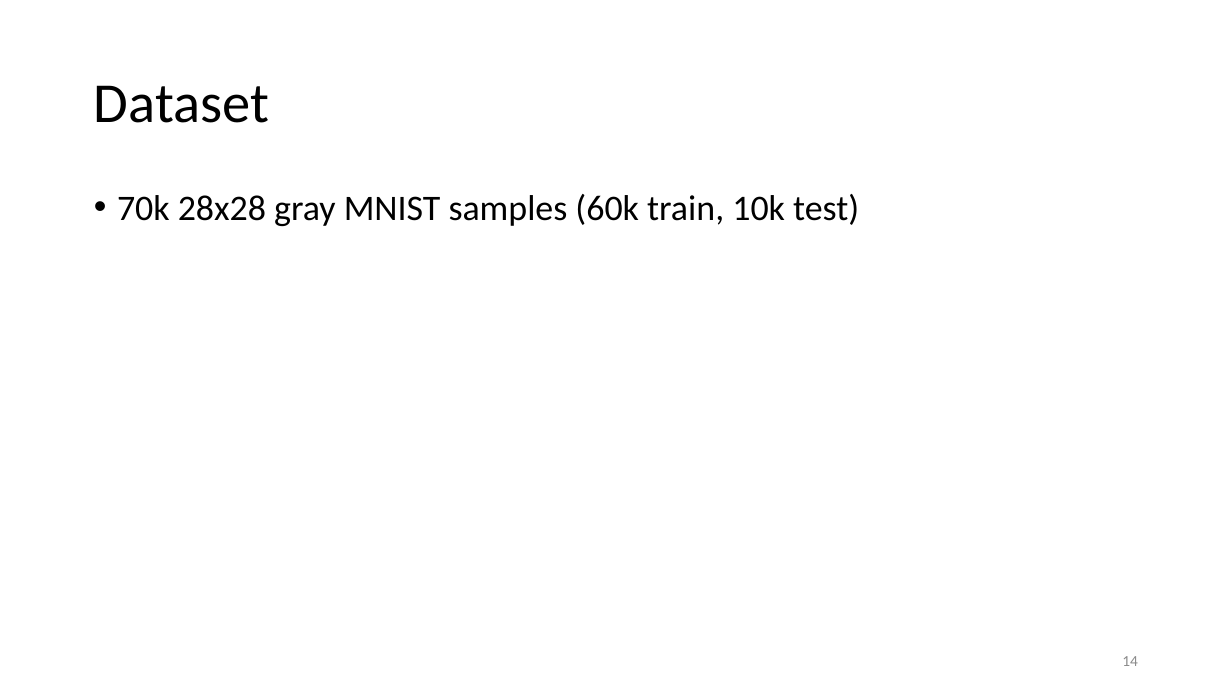
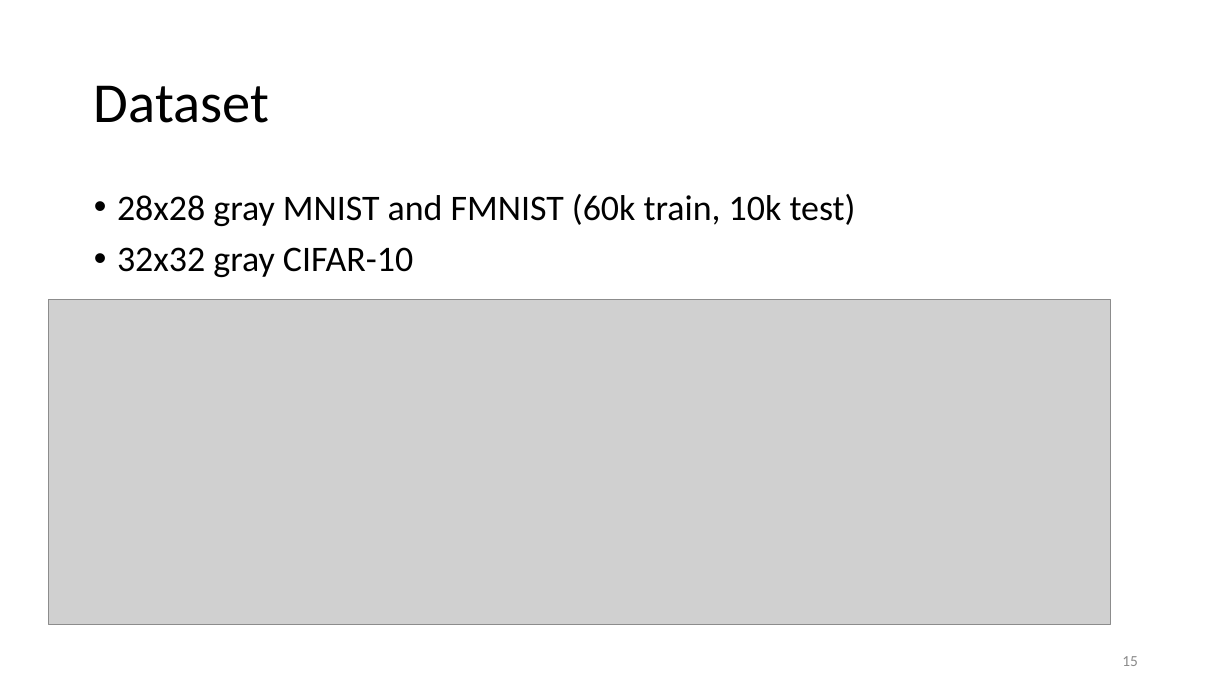
Before and after one commit to vutuanhai237/DynamicQNN, a slide deck: slide 15 of thesis/Quanvolutional neural network.pptx (slide 14 before the commit). Drawn at 1232x693 pixels with LibreOffice and Linux fonts; fonts in the diff are those of the drawing; grey boxes stand for pictures. Boxes give left, top, right and bottom in pixels: in the first picture for what was removed or moved away, otherwise in the second. Text is boxed around its words. In the diff, an @@ line names an element or a change of style, - is before the commit and + after.

```diff
--- a/thesis/Quanvolutional neural network.pptx
+++ b/thesis/Quanvolutional neural network.pptx
@@ text at [117, 194, 856, 277]: text changed @@
-• 70k 28x28 gray MNIST samples (60k train, 10k test)
+• 28x28 gray MNIST and FMNIST (60k train, 10k test)
+• 32x32 gray CIFAR-10
@@ picture added at [48, 299, 1111, 625] @@
@@ page number at [1122, 656, 1138, 666]: text changed @@
-14
+15
```
Also in this commit, not shown: 11 other slides changed, 3 slides added, 10 slides removed.
